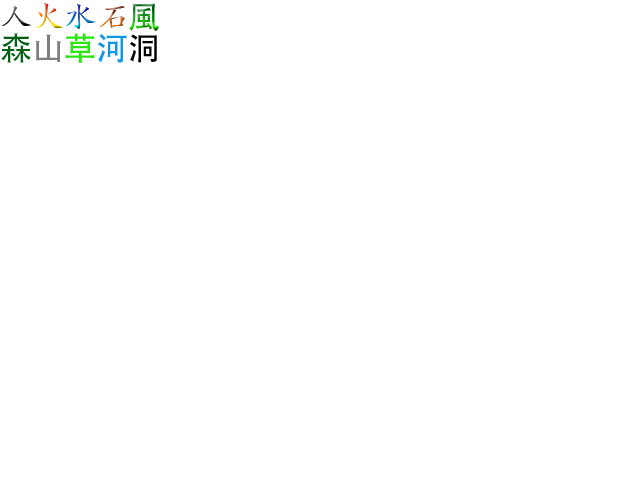
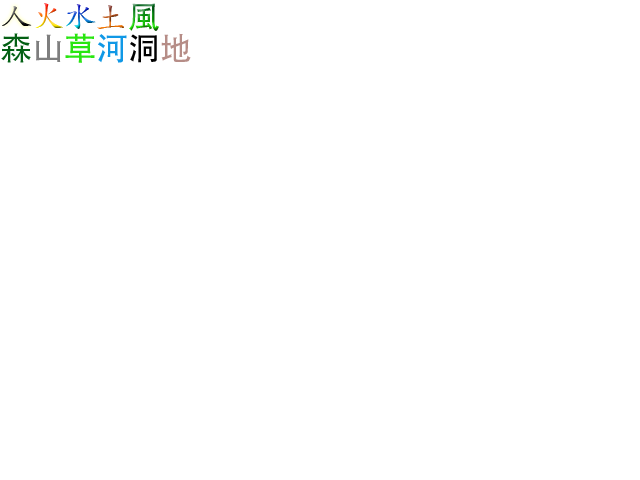
Comparing the layer stacks of the two 640x480 images. Changes:
added layer "地" above "洞" over 161, 33, 191, 62
renamed "石" to "土", painted on it over 97, 5, 125, 29
